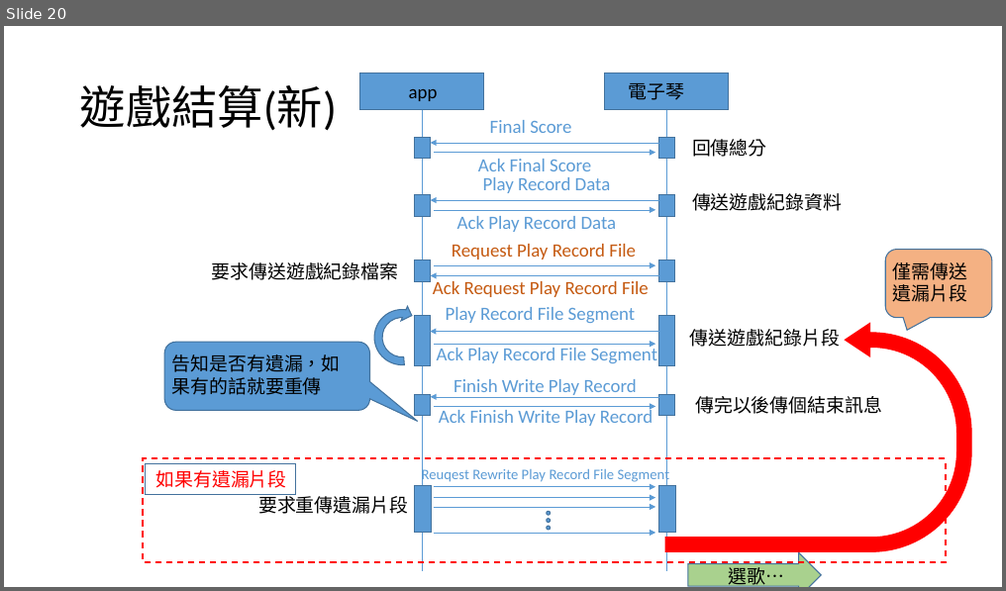
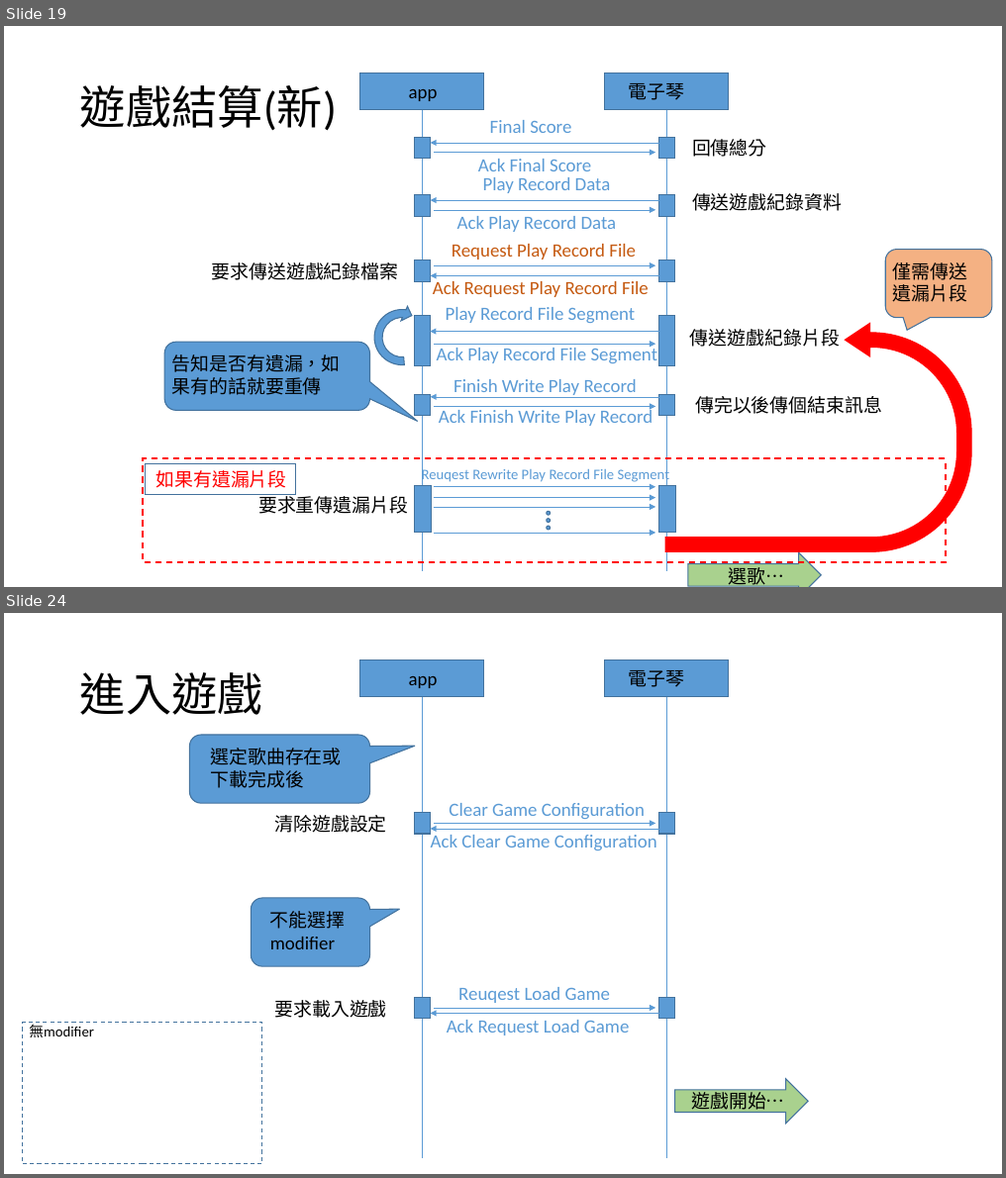
Before and after one commit to lisyaoran51/MeteoKB2, a slide deck: 藍芽溝通方式_20210514.pptx. Shown one above the other, each under a label of ours: slide 20 before the commit, slides 19 and 24 after it; the slides between them are not shown. The pictures are 1006x591 and 1006x1178 pixels, drawn with LibreOffice and Linux fonts; fonts in the diff are those of the drawing. Boxes give left, top, right and bottom in pixels: in the first picture for what was removed or moved away, otherwise in the second. Text is boxed around its words. In the diff, an @@ line names an element or a change of style, - is before the commit and + after.

```diff
--- a/藍芽溝通方式_20210514.pptx
+++ b/藍芽溝通方式_20210514.pptx
@@ slide 24 added at [4,613,1002,1174], background #FFFFFF @@
@@ rectangle added at [360,660,484,696], fill #5B9BD5, outline #43739E 1 pt @@
@@ rectangle added at [605,660,729,696], fill #5B9BD5, outline #43739E 1 pt @@
@@ text added at [629,670,685,687], 18 pt, text #000000 @@
+電子琴
@@ title added at [80,672,263,715], 44 pt, text #000000 @@
+進入遊戲
@@ text added at [409,676,438,688], 18 pt, text #000000 @@
+app
@@ line added from (423, 697) to (423, 1158), #5B9BD5 0.5 pt @@
@@ line added from (667, 697) to (667, 1158), #5B9BD5 0.5 pt @@
@@ rounded speech box added at [190,735,370,803], fill #5B9BD5, outline #43739E 1 pt @@
@@ text added at [210,748,341,788], 18 pt, text #000000 @@
+選定歌曲存在或下載完成後
@@ text added at [274,815,386,833], 18 pt, text #000000 @@
+清除遊戲設定
@@ rectangle added at [414,813,431,834], fill #5B9BD5, outline #43739E 1 pt @@
@@ text added at [449,803,645,819], 18 pt, text #5B9BD5 @@
+Clear Game Configuration
@@ rectangle added at [659,813,675,834], fill #5B9BD5, outline #43739E 1 pt @@
@@ arrow added from (667, 829) to (430, 829), #5B9BD5 0.5 pt @@
@@ text added at [431,835,657,851], 18 pt, text #5B9BD5 @@
+Ack Clear Game Configuration
@@ arrow added from (434, 823) to (656, 823), #5B9BD5 0.5 pt @@
@@ rounded speech box added at [252,898,370,966], fill #5B9BD5, outline #43739E 1 pt @@
@@ text added at [270,911,346,950], 18 pt, text #000000 @@
+不能選擇modifier
@@ rectangle added at [414,998,431,1019], fill #5B9BD5, outline #43739E 1 pt @@
@@ text added at [458,987,610,1003], 18 pt, text #5B9BD5 @@
+Reuqest Load Game
@@ rectangle added at [659,998,675,1019], fill #5B9BD5, outline #43739E 1 pt @@
@@ rectangle added at [23,1023,262,1164], outline #43739E 1 pt dashed @@
@@ text added at [29,1022,94,1038], 14 pt, text #000000 @@
+無modifier
@@ text added at [274,1000,386,1018], 18 pt, text #000000 @@
+要求載入遊戲
@@ arrow added from (667, 1014) to (430, 1014), #5B9BD5 0.5 pt @@
@@ arrow added from (434, 1008) to (656, 1008), #5B9BD5 0.5 pt @@
@@ text added at [447,1020,629,1036], 18 pt, text #5B9BD5 @@
+Ack Request Load Game
@@ right arrow added at [675,1079,808,1124], fill #A9D18E, outline #43739E 1 pt @@
@@ text added at [691,1089,784,1114], 18 pt, text #000000 @@
+遊戲開始…
@@ what was slide 20 is now slide 19 @@
```
Also in this commit, not shown: 4 slides changed, 7 other slides added, 2 other files.
